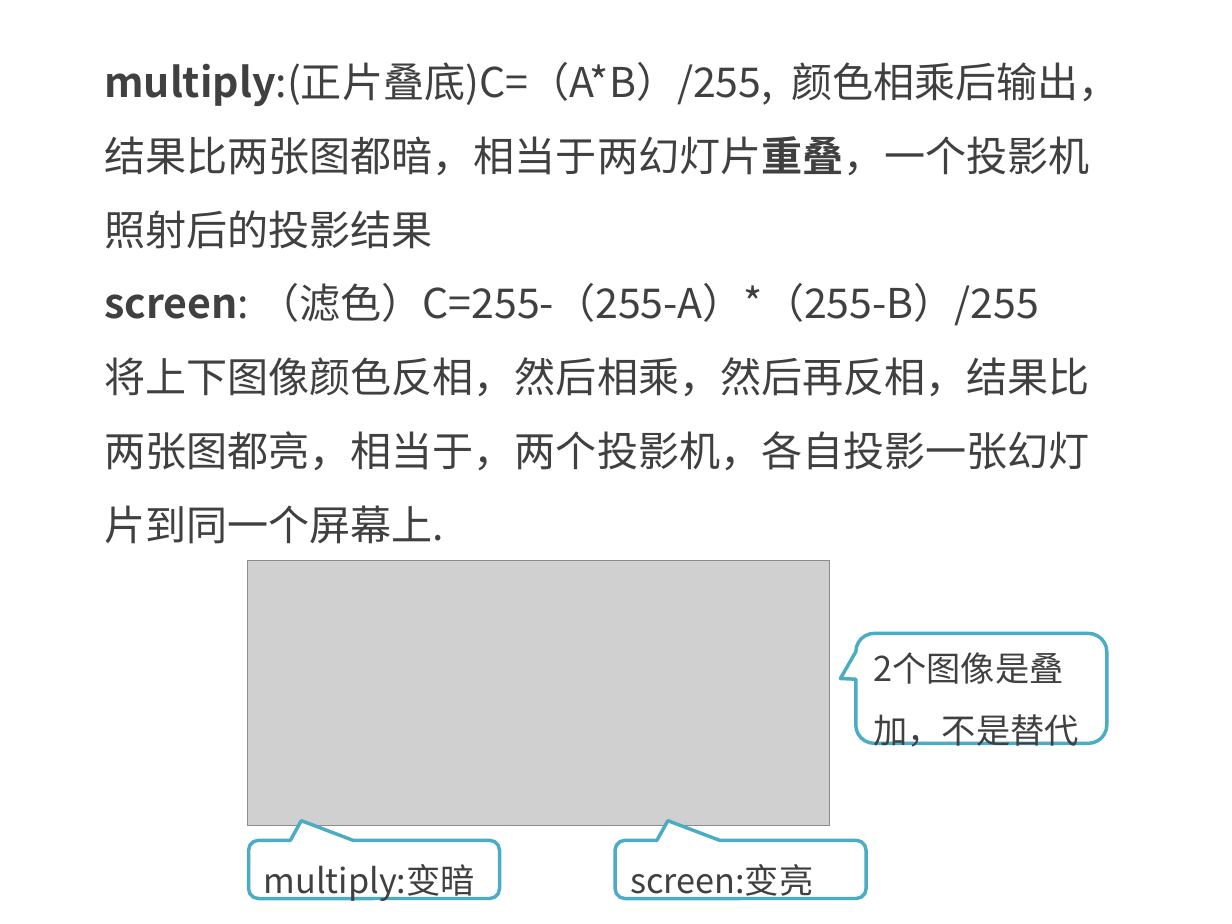
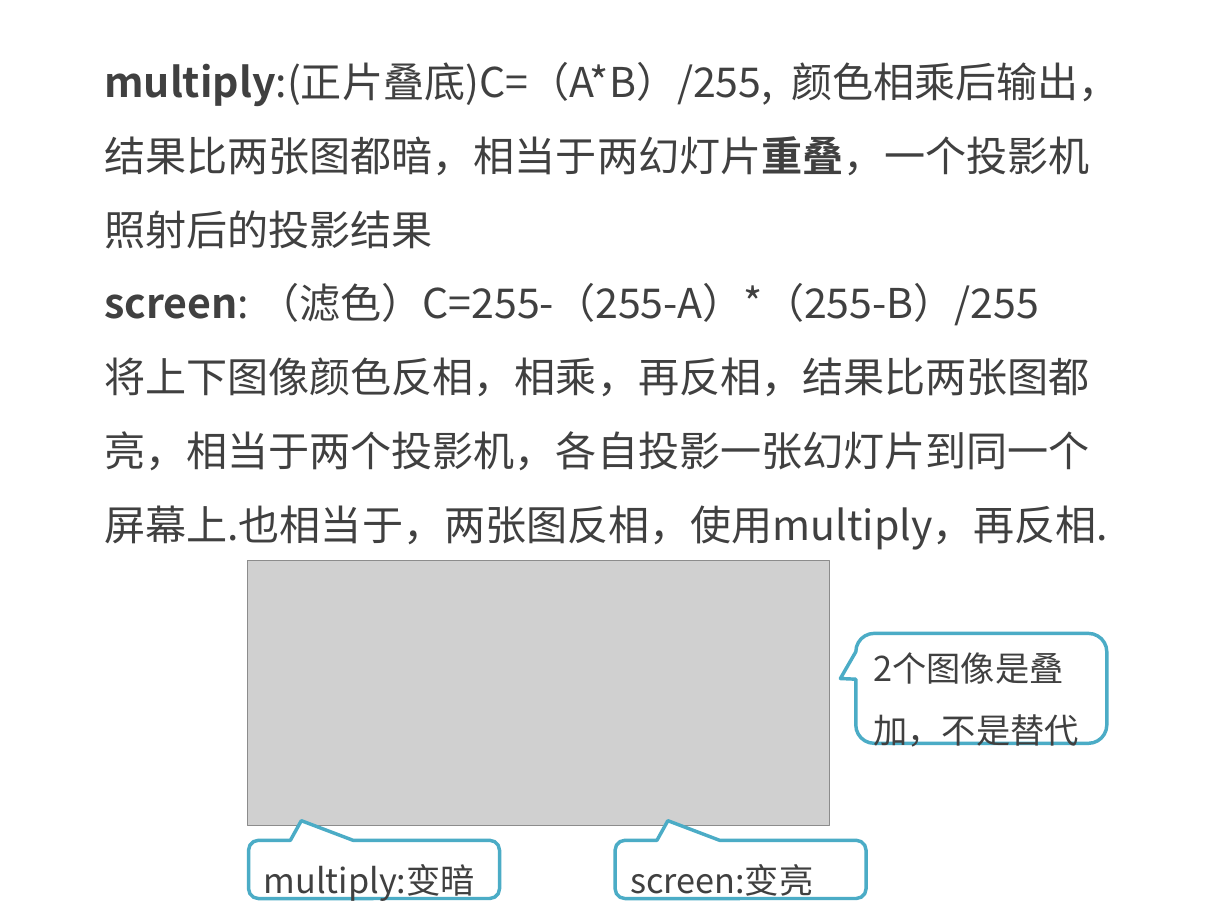
Before and after one commit to kong66/webAni, a slide deck: slide 10 of 35-css-filter/35.pptx. Drawn at 1232x924 pixels with LibreOffice and Linux fonts; fonts in the diff are those of the drawing; grey boxes stand for pictures. Boxes give left, top, right and bottom in pixels: in the first picture for what was removed or moved away, otherwise in the second. Text is boxed around its words. In the diff, an @@ line names an element or a change of style, - is before the commit and + after.

```diff
--- a/35-css-filter/35.pptx
+++ b/35-css-filter/35.pptx
@@ text at bbox=[104, 357, 1108, 550]: text changed @@
-将上下图像颜色反相，然后相乘，然后再反相，结果比两张图都亮，相当于，两个投影机，各自投影一张幻灯片到同一个屏幕上.
+将上下图像颜色反相，相乘，再反相，结果比两张图都亮，相当于两个投影机，各自投影一张幻灯片到同一个屏幕上.也相当于，两张图反相，使用multiply，再反相.
```
Also in this commit, not shown: 4 other slides changed, 6 slides added, 2 other files.
